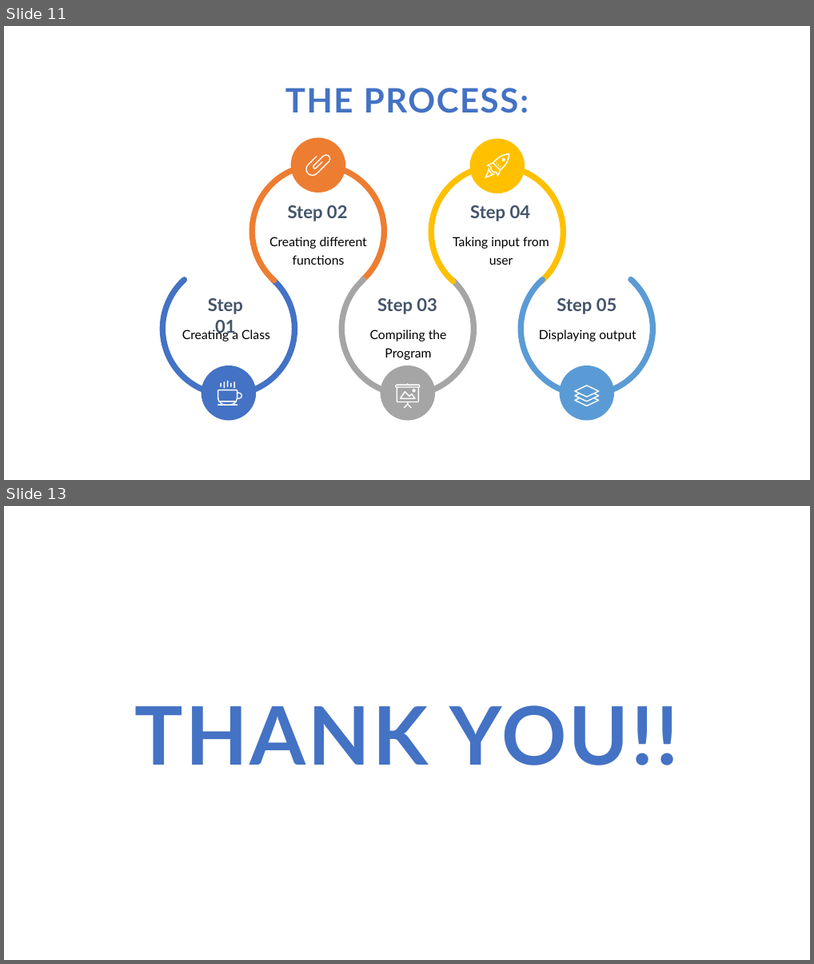
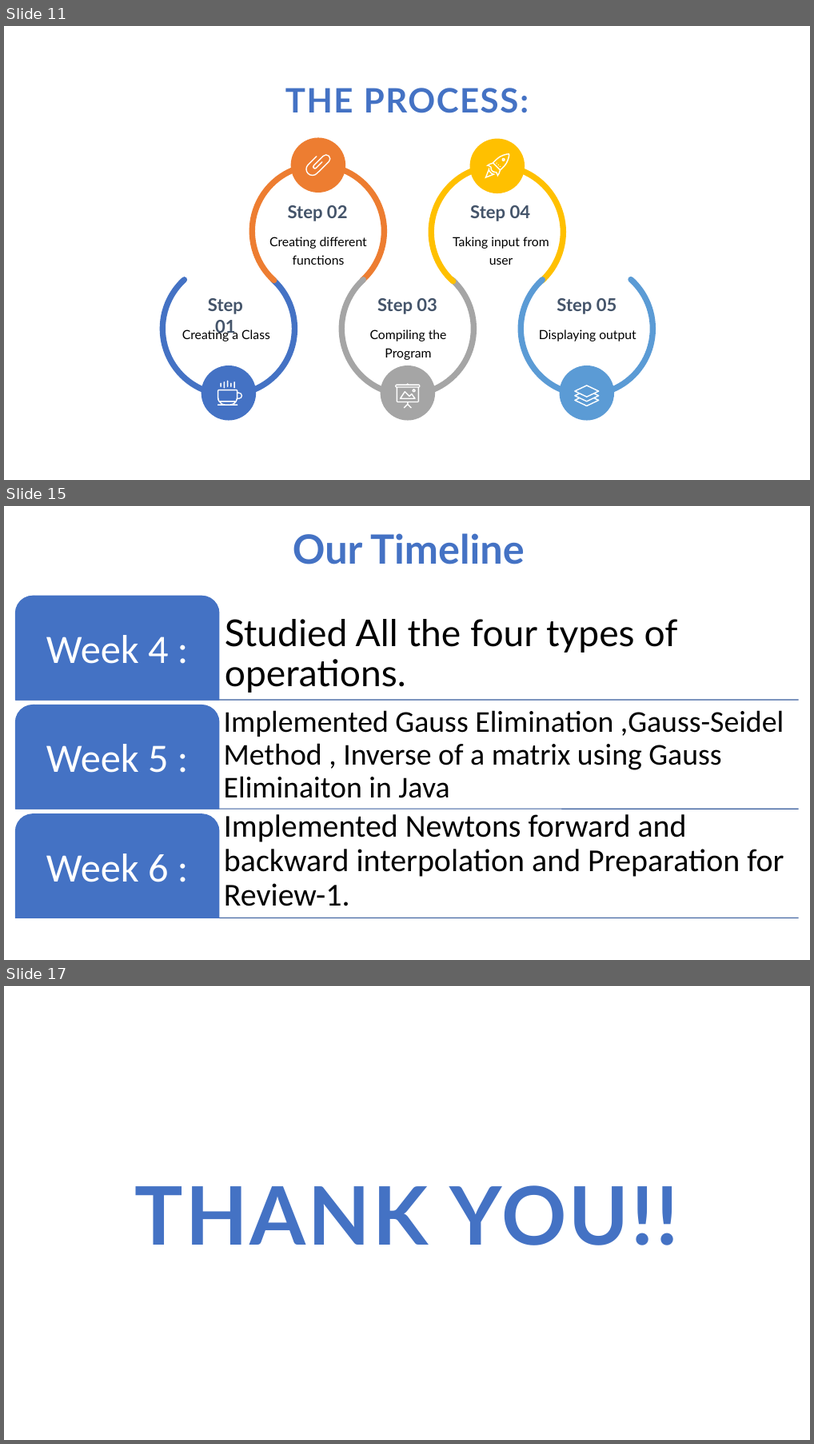
Before and after one commit to MaviyaQureshi/MPR, a slide deck: Presentation.pptx. Shown one above the other, each under a label of ours: slides 11 and 13 before the commit, slides 11, 15 and 17 after it; the slides between them are not shown. The pictures are 814x964 and 814x1444 pixels, drawn with LibreOffice and Linux fonts; fonts in the diff are those of the drawing. Boxes give left, top, right and bottom in pixels: in the first picture for what was removed or moved away, otherwise in the second. Text is boxed around its words. In the diff, an @@ line names an element or a change of style, - is before the commit and + after.

```diff
--- a/Presentation.pptx
+++ b/Presentation.pptx
@@ slide 15 added at (x1=4, y1=506, x2=810, y2=960), background #FFFFFF @@
@@ text added at (x1=293, y1=533, x2=524, y2=564), 48 pt, text #4472C4, bold @@
+Our Timeline
@@ group added at (x1=15, y1=596, x2=799, y2=918): 6 texts, 3 lines, 3 round same rects @@
+Studied All the four types of operations.
+Week 4 :
+Implemented Gauss Elimination ,Gauss-Seidel Method , Inverse of a matrix using Gauss Eliminaiton in Java
+Week 5 :
+Implemented Newtons forward and backward interpolation and Preparation for Review-1.
+Week 6 :
@@ what was slide 13 is now slide 17 @@
```
Also in this commit, not shown: 4 slides changed, 3 other slides added, 7 other files.
